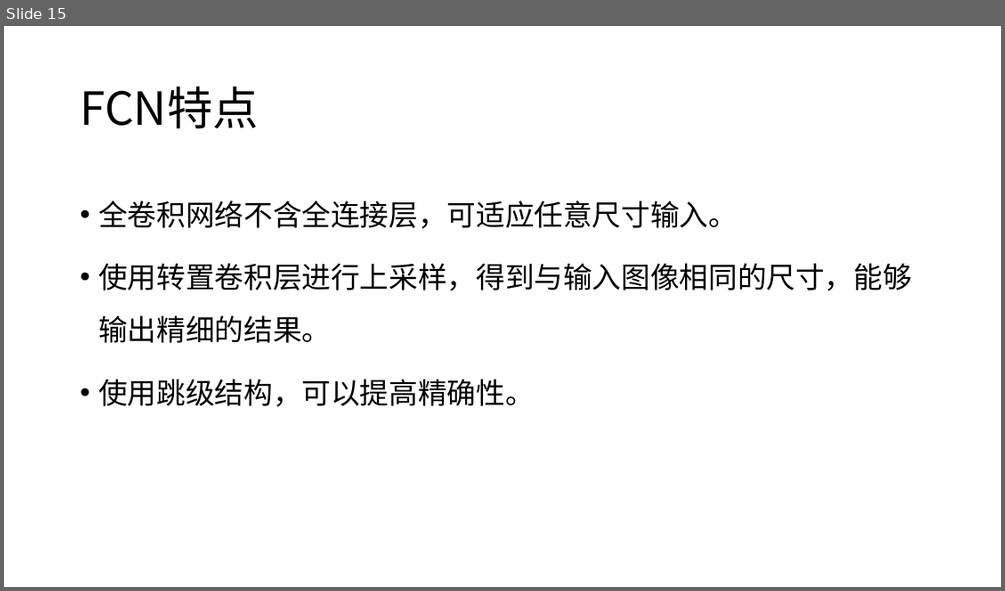
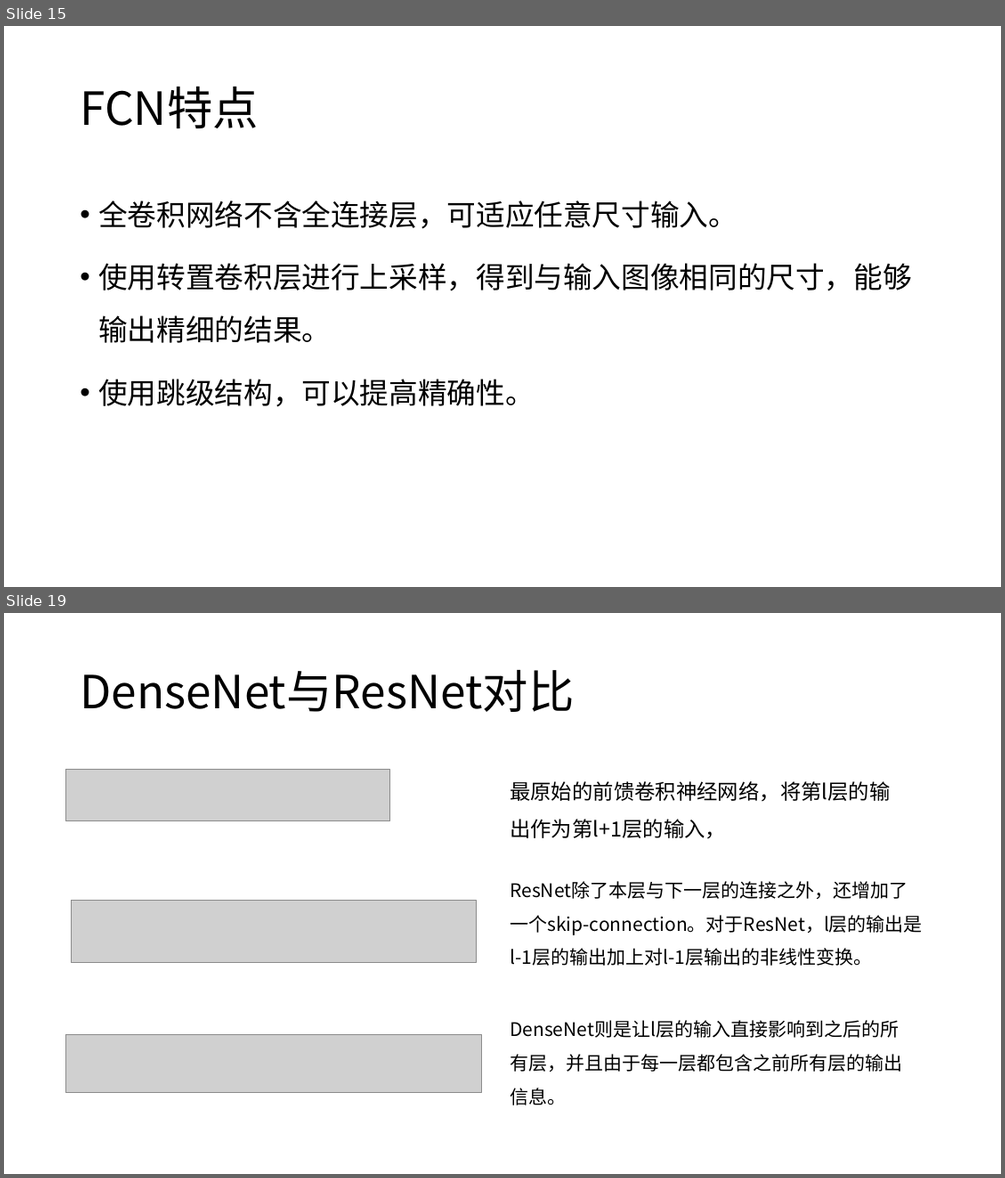
Before and after one commit to XianzhengWU/deeplearning_papernotes, a slide deck: 第二次组会_2018.10.15.pptx. Shown one above the other, each under a label of ours: slide 15 before the commit, slides 15 and 19 after it; the slides between them are not shown. The pictures are 1005x591 and 1005x1178 pixels, drawn with LibreOffice and Linux fonts; fonts in the diff are those of the drawing; grey boxes stand for pictures. Boxes give left, top, right and bottom in pixels: in the first picture for what was removed or moved away, otherwise in the second. Text is boxed around its words. In the diff, an @@ line names an element or a change of style, - is before the commit and + after.

```diff
--- a/第二次组会_2018.10.15.pptx
+++ b/第二次组会_2018.10.15.pptx
@@ slide 19 added at [4, 613, 1001, 1174], background #FFFFFF @@
@@ title added at [80, 670, 574, 712], 44 pt, text #000000 @@
+DenseNet与ResNet对比
@@ picture added at [65, 769, 389, 821] @@
@@ text added at [510, 781, 890, 839], 20 pt, text #000000 @@
+最原始的前馈卷积神经网络，将第l层的输出作为第l+1层的输入，
@@ picture added at [71, 900, 477, 962] @@
@@ text added at [510, 881, 922, 965], 18 pt, text #000000 @@
+ResNet除了本层与下一层的连接之外，还增加了一个skip-connection。对于ResNet，l层的输出是l-1层的输出加上对l-1层输出的非线性变换。
@@ picture added at [65, 1035, 482, 1093] @@
@@ text added at [510, 1054, 902, 1105], 18 pt, text #000000 @@
+DenseNet则是让l层的输入直接影响到之后的所有层，并且由于每一层都包含之前所有层的输出信息。
```
Also in this commit, not shown: 10 other slides added, 2 other files.
